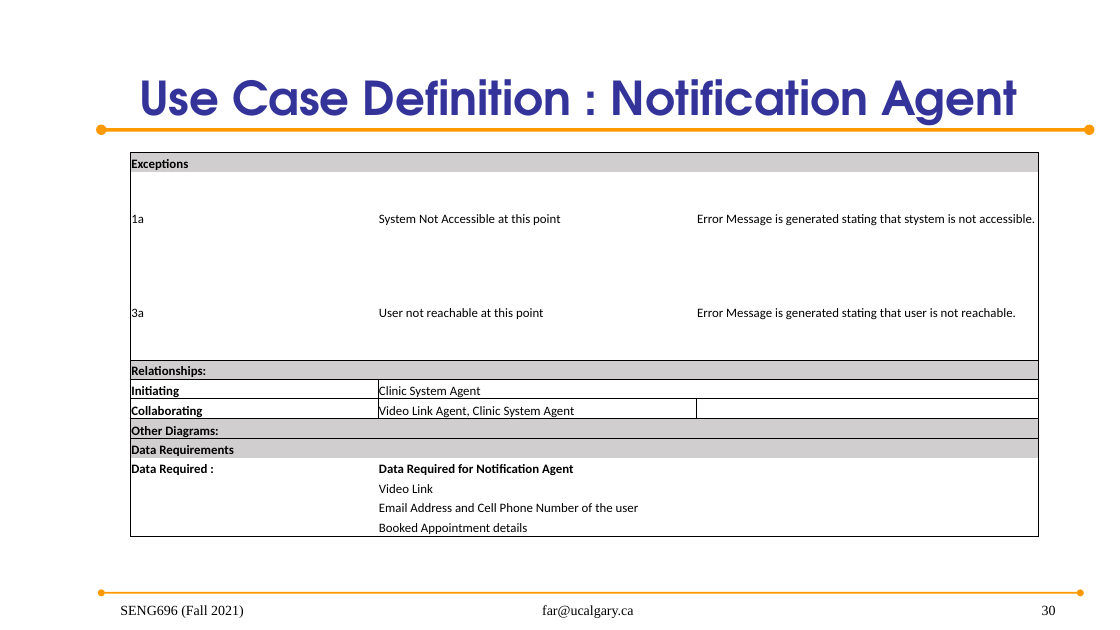
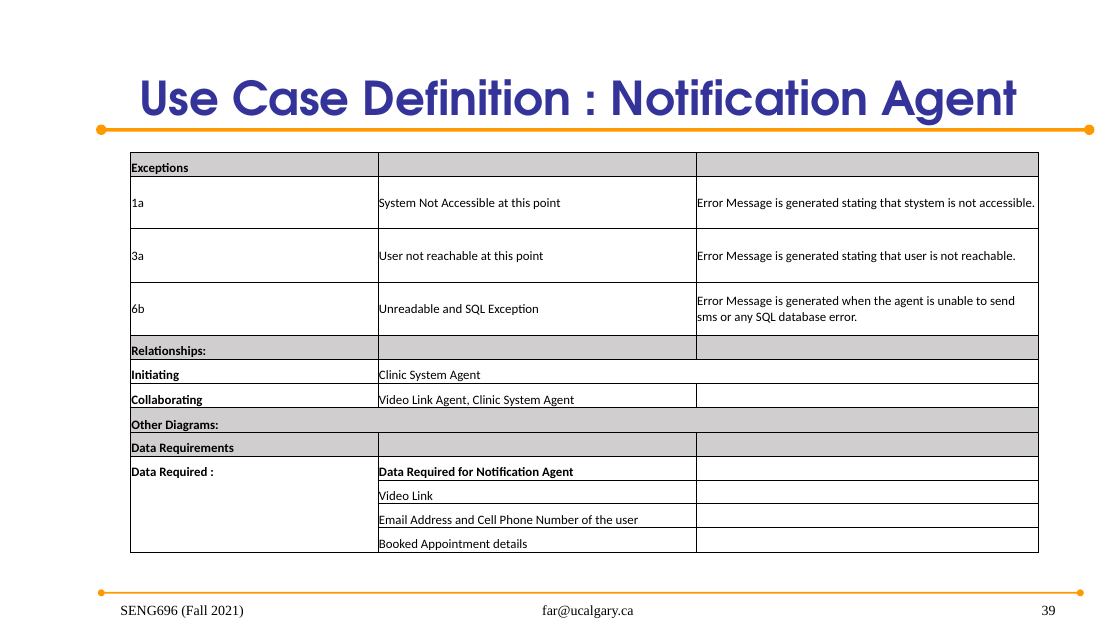
Before and after one commit to anish30145784/SENG696_GroupD, a slide deck: slide 39 of GroupD_ProjectPresentation.pptx (slide 30 before the commit). Drawn at 1120x630 pixels with LibreOffice and Linux fonts; fonts in the diff are those of the drawing; background and template pictures are left out. Boxes give left, top, right and bottom in pixels: in the first picture for what was removed or moved away, otherwise in the second. Text is boxed around its words. In the diff, an @@ line names an element or a change of style, - is before the commit and + after.

Commit message:
Added tech overview for the twilio meesaging service, updated exceptions of all agent and some ppt layout changes

```diff
--- a/GroupD_ProjectPresentation.pptx
+++ b/GroupD_ProjectPresentation.pptx
@@ table at [131,152,1039,557] @@
+row 4: 6b | Unreadable and SQL Exception | Error Message is generated when the agent is unable to send sms or any SQL database error.
@@ page number at [1042,605,1056,615]: text changed @@
-30
+39
```
Also in this commit, not shown: 11 other slides changed, 9 slides added, 9 other files.
